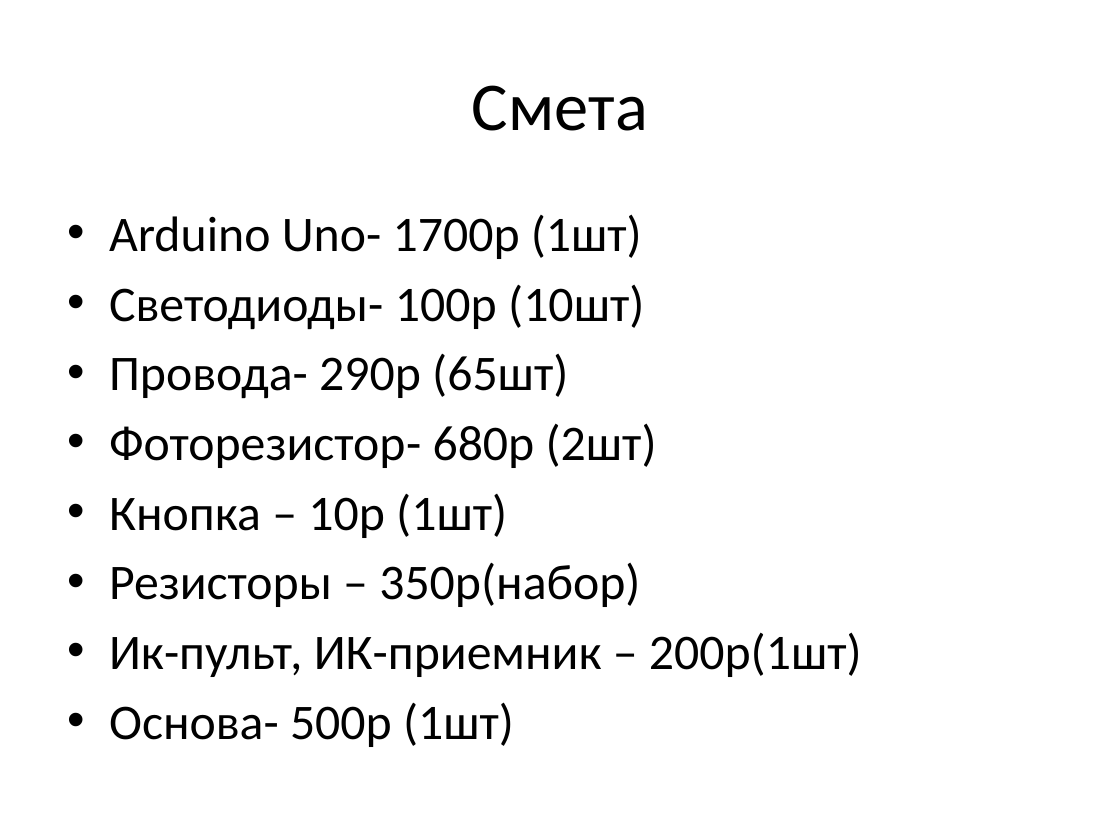
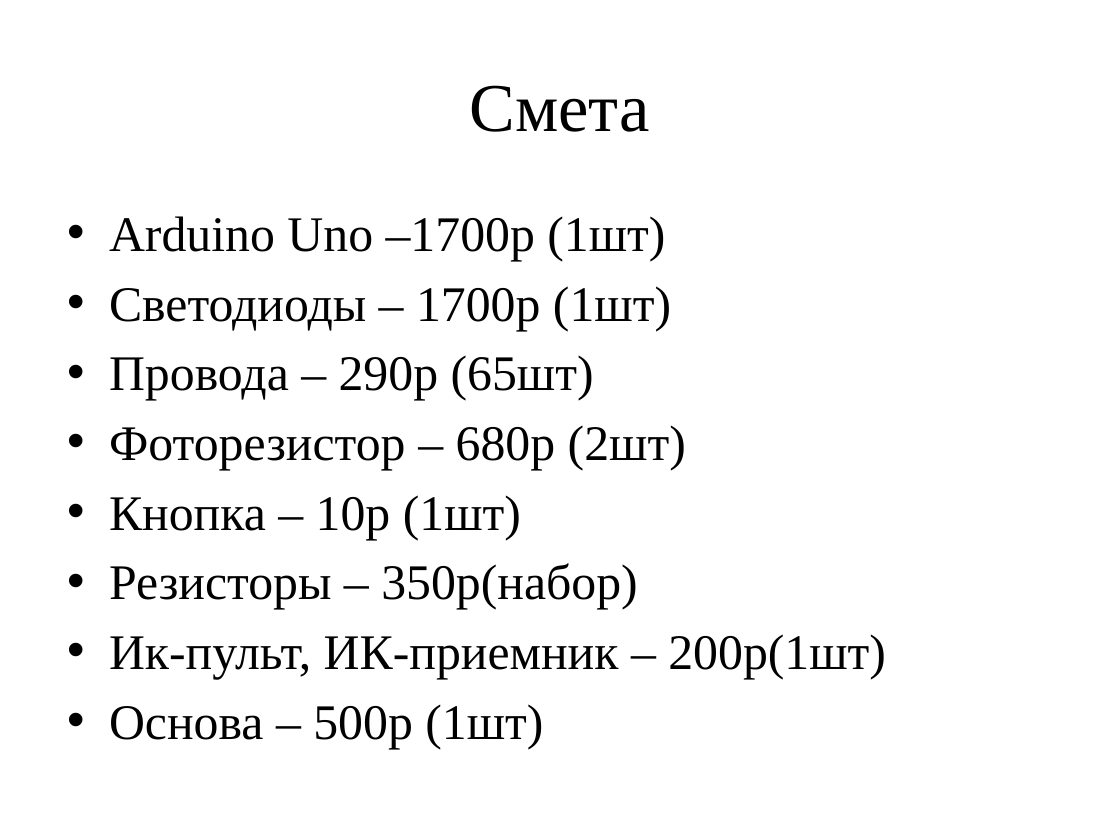
Before and after one commit to TimmmofeyD/TrafficLight, a slide deck: slide 12 of Presitation/TLPresintation.pptx (slide 8 before the commit). Drawn at 1120x840 pixels with LibreOffice and Linux fonts; fonts in the diff are those of the drawing. Boxes give left, top, right and bottom in pixels: in the first picture for what was removed or moved away, otherwise in the second. Text is boxed around its words. In the diff, an @@ line names an element or a change of style, - is before the commit and + after.

```diff
--- a/Presitation/TLPresintation.pptx
+++ b/Presitation/TLPresintation.pptx
@@ text "Смета" at [470,85,650,132]: font Calibri to Times New Roman @@
@@ text at [109,216,686,470]: text changed; font Calibri to Times New Roman @@
-• Arduino Uno- 1700р (1шт)
-• Светодиоды- 100р (10шт)
-• Провода- 290р (65шт)
-• Фоторезистор- 680р (2шт)
+• Arduino Uno –1700р (1шт)
+• Светодиоды – 1700р (1шт)
+• Провода – 290р (65шт)
+• Фоторезистор – 680р (2шт)
@@ text at [109,495,886,679]: font Calibri to Times New Roman in "Кнопка – 10р (1шт)", "Резисторы – 350р(набор)", "Ик-пульт, ИК-приемник – 200р(1шт)" @@
@@ text at [109,704,543,749]: text changed; font Calibri to Times New Roman @@
-• Основа- 500р (1шт)
+• Основа – 500р (1шт)
```
Also in this commit, not shown: 10 other slides changed, 4 slides added.
